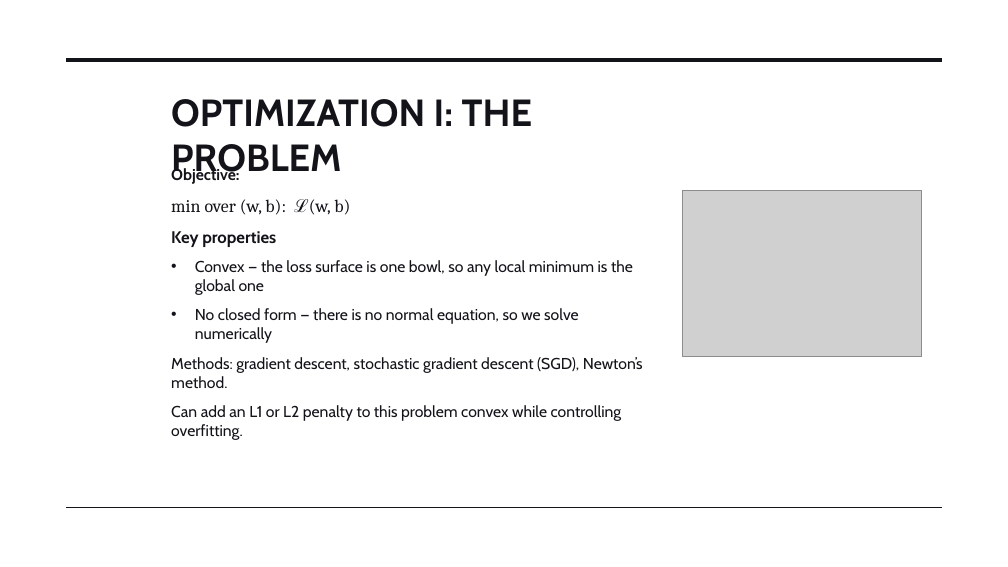
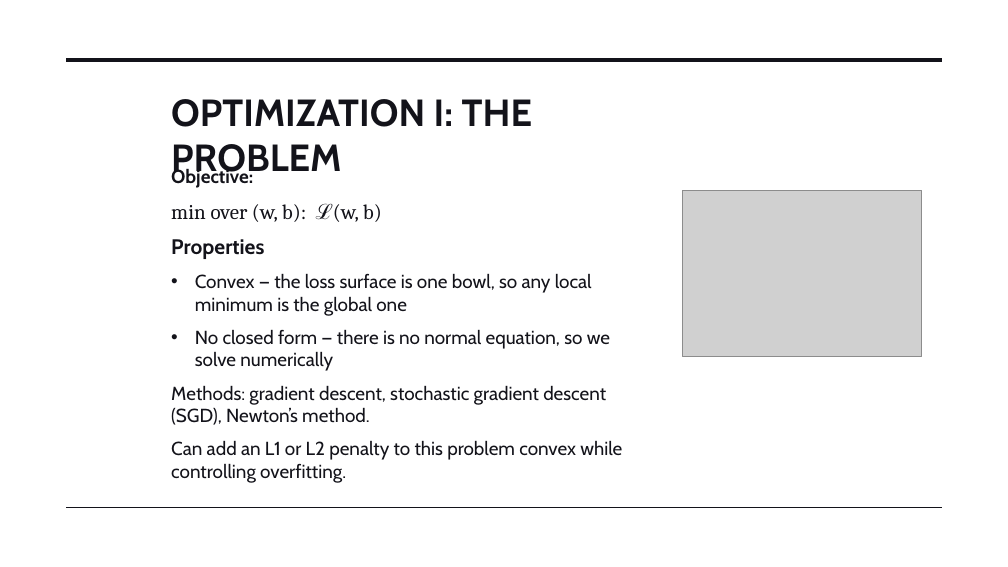
Before and after one commit to STAT-486-Fall-2026/course-content, a slide deck: slide 12 of slides/09-logistic-regression.pptx. Drawn at 1008x567 pixels with LibreOffice and Linux fonts; fonts in the diff are those of the drawing; grey boxes stand for pictures. Boxes give left, top, right and bottom in pixels: in the first picture for what was removed or moved away, otherwise in the second. Text is boxed around its words. In the diff, an @@ line names an element or a change of style, - is before the commit and + after.

```diff
--- a/slides/09-logistic-regression.pptx
+++ b/slides/09-logistic-regression.pptx
@@ text at (171, 168, 622, 483): size 15 to 18 pt; size 17 to 20 pt in "min over (w, b): ℒ(w, b)" @@
@@ text at (171, 239, 264, 259): text changed; size 16 to 20 pt @@
-Key properties
+Properties
```
Also in this commit, not shown: 7 other slides changed, 1 slide added, 1 slide removed, 1 other file.
